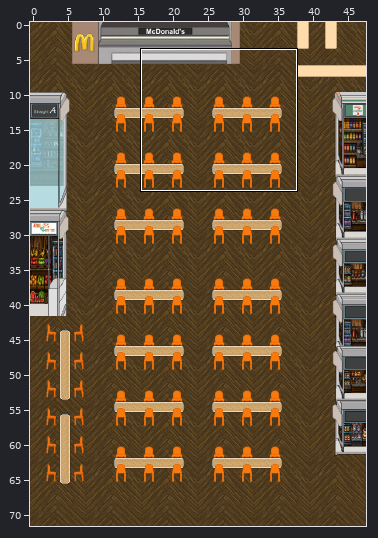
A Tiled map gets an edit: assets/niupai_minigame/XiaoChiBuMainSection.tmx. Above, an overview of the earlier version with the close-up marked.
Close-up. Before the commit:
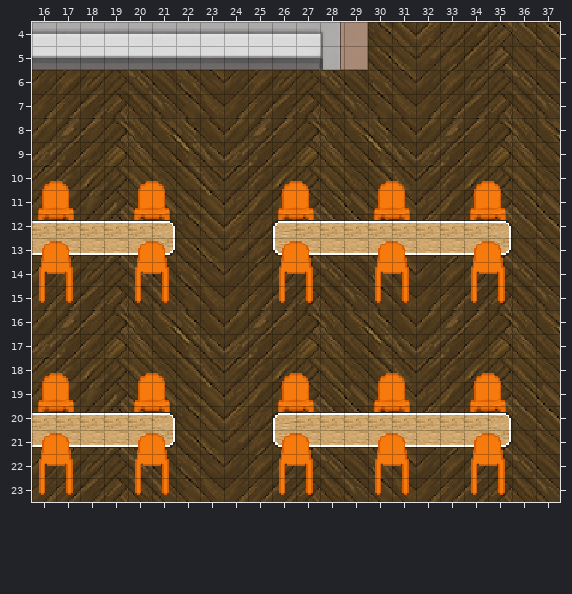
Cells are 16x16 px. Shown: x 16..37, y 4..23. The commit also changed other parts of the map, which this record leaves out. Tiles whose own drawing changed are shown in their newer look in all pictures.
After:
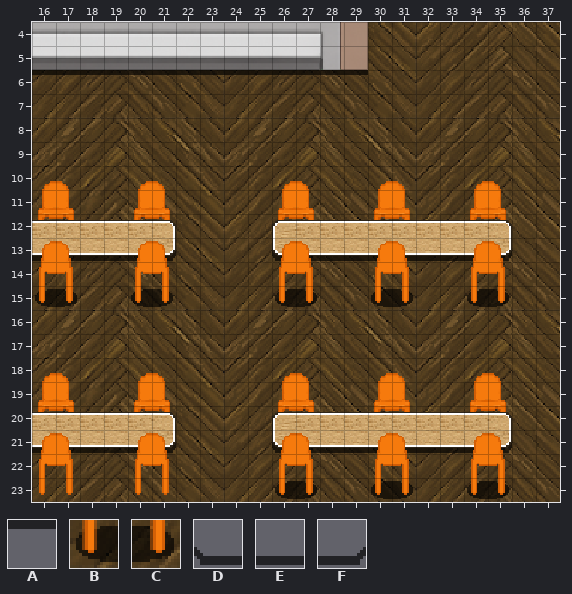
Key: from "XiaoChiBuSprite16": A 793, B 853, C 854, D 856, E 857, F 858.
_ is an empty cell.
Tiles of an added or newly shown layer are drawn over the layers below it.
See-through tiles are keyed as they look on the map.
Diff:
Layer "Shadow" (added):
The author put tile A in row 6 at x 16 to 29.
The author put tile B in row 15 at x 16, 20, 26, 30 and 34; in row 23 at x 26, 30 and 34.
The author put tile C in row 15 at x 17, 21, 27, 31 and 35; in row 23 at x 27, 31 and 35.
The author put tile D in row 13 at x 26; in row 21 at x 26.
The author put tile E in row 13 at x 16 to 20 and 27 to 34; in row 21 at x 16 to 20 and 27 to 34.
The author put tile F in row 13 at x 21 and 35; in row 21 at x 21 and 35.
